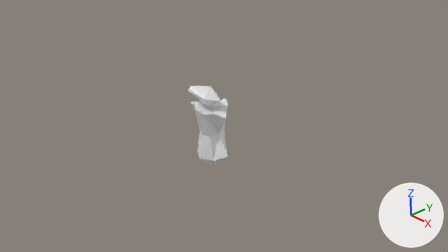
Before and after pictures for a commit that changed the Blender file dir_gfx/gfx_unity_project/Assets/InternalAssets/Models/Actors/Robot_1/robot_1.blend.
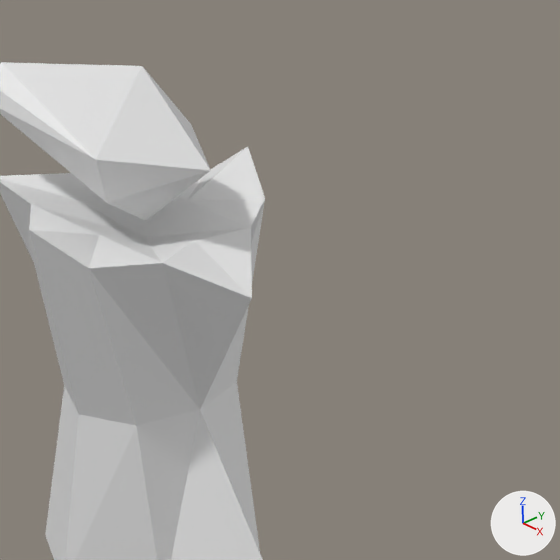
The first picture shows the older version from the file's camera 'Camera'. The close-ups show both versions on the part from 43% to 60% of the width and 31% to 62% of the height of that picture; other places that the commit changed are outside them. Arrows for +X, +Y and +Z are at lower right; the lights stay in place.

Names of what the first close-up shows: 'robot_1_body', 'robot_1_head'.
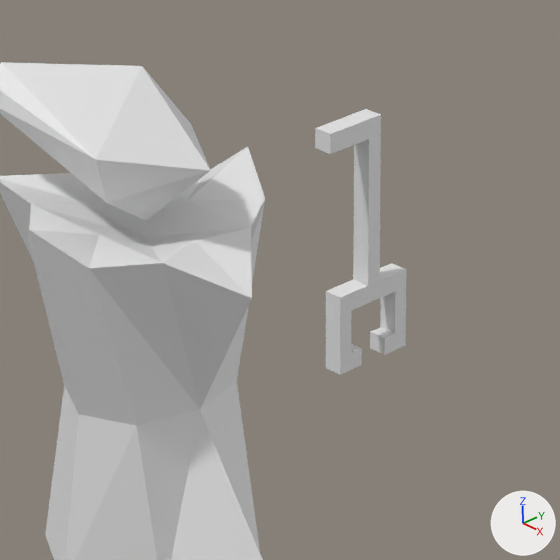
Boxes (x1, y1, x2, y2) around the edits, measured in the close-ups (560 x 560 px):
'robot_arm', added
    after: (315, 109, 406, 375)

Diff of the bpy script that builds the scene:
```diff
--- a/dir_gfx/gfx_unity_project/Assets/InternalAssets/Models/Actors/Robot_1/robot_1.blend.py
+++ b/dir_gfx/gfx_unity_project/Assets/InternalAssets/Models/Actors/Robot_1/robot_1.blend.py
@@ me_cube_003 @@
+me_cube_003.from_pydata(...)  # 60 vertices, 58 faces; spans x -0.036..0.036, y -0.196..0.175, z -0.293..0.619
@@ ob_robot_arm @@
+ob_robot_arm = bpy.data.objects.new('robot_arm', me_cube_003)
+ob_robot_arm.location = (-0.197, 1.253, 0.175)
```
